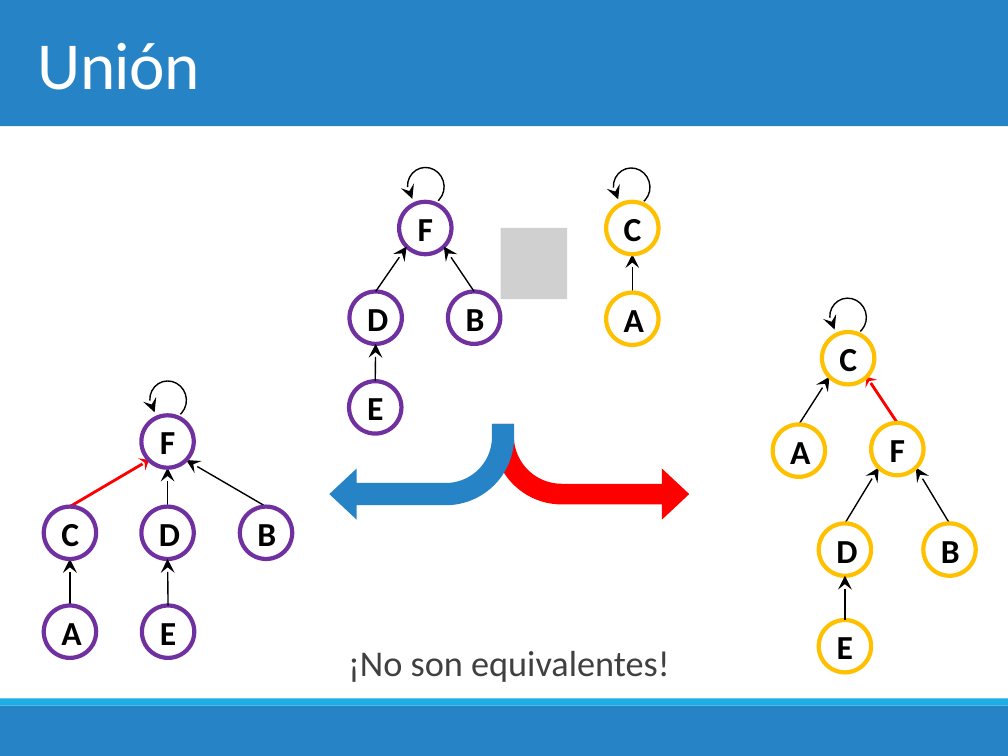
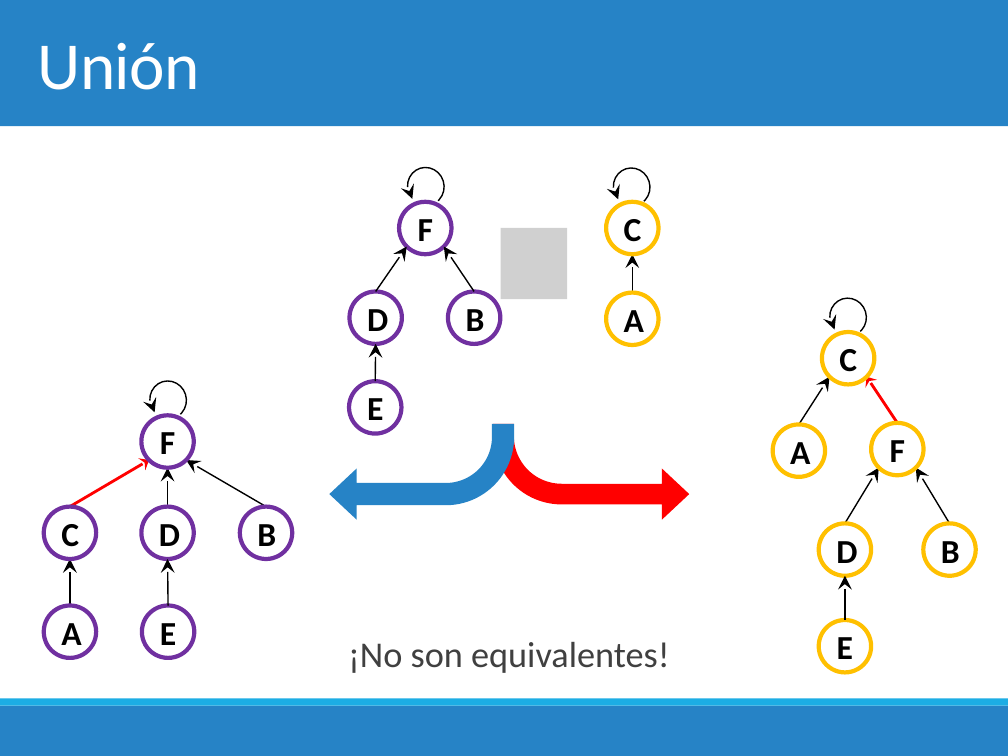
Before and after one commit to fvandeputte/2018-1, a slide deck: slide 35 of Clases/5. Algoritmos de Grafos/5. Kruskal & Conjuntos Disjuntos.pptx (slide 34 before the commit). Drawn at 1008x756 pixels with LibreOffice and Linux fonts; fonts in the diff are those of the drawing; grey boxes stand for pictures. Boxes give left, top, right and bottom in pixels: in the first picture for what was removed or moved away, otherwise in the second. Text is boxed around its words. In the diff, an @@ line names an element or a change of style, - is before the commit and + after.

```diff
--- a/Clases/5. Algoritmos de Grafos/5. Kruskal & Conjuntos Disjuntos.pptx
+++ b/Clases/5. Algoritmos de Grafos/5. Kruskal & Conjuntos Disjuntos.pptx
@@ text "¡No son equivalentes!" at bbox=[348, 642, 669, 673]: line spacing 1.5 to 1.3 @@
```
Also in this commit, not shown: 1 other slide changed, 1 slide added, 3 other files.
